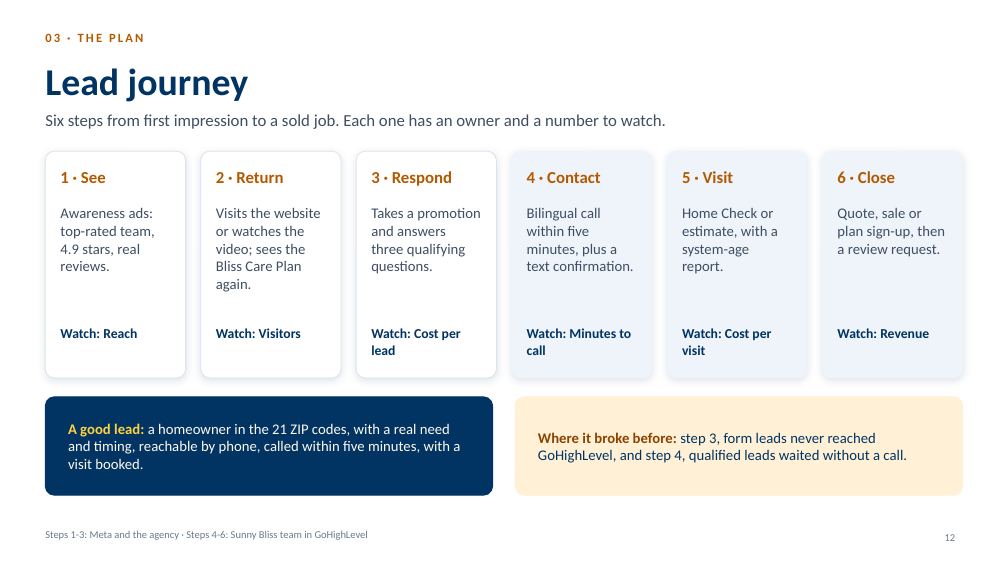
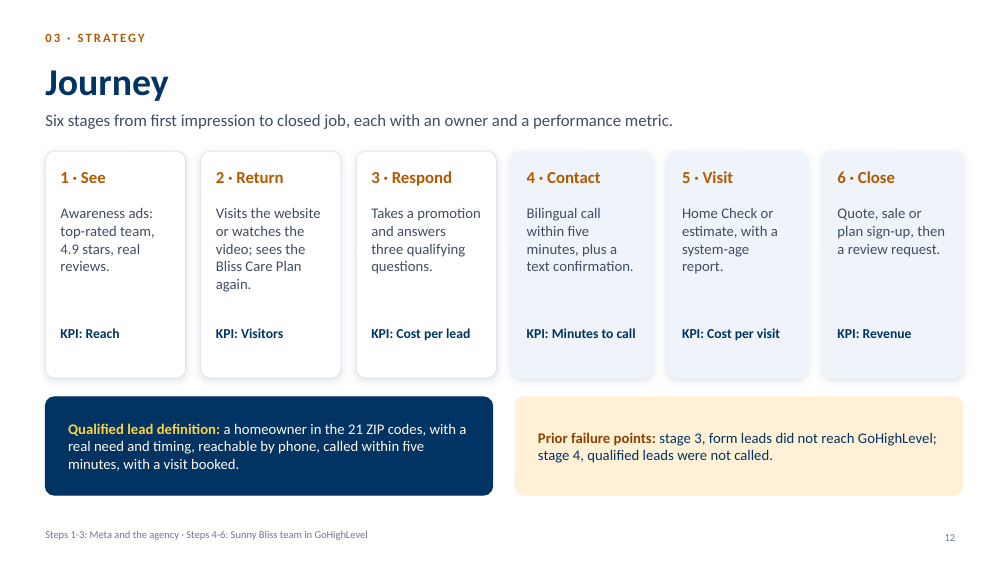
Before and after one commit to manlizard-sys/MetaADS2026, a slide deck: slide 12 of sunny_bliss/build/presentation/Sunny_Bliss_Meta_Plan_Nov-Dec_2026.pptx. Drawn at 1008x567 pixels with LibreOffice and Linux fonts; fonts in the diff are those of the drawing; background and template pictures are left out. Boxes give left, top, right and bottom in pixels: in the first picture for what was removed or moved away, otherwise in the second. Text is boxed around its words. In the diff, an @@ line names an element or a change of style, - is before the commit and + after.

```diff
--- a/sunny_bliss/build/presentation/Sunny_Bliss_Meta_Plan_Nov-Dec_2026.pptx
+++ b/sunny_bliss/build/presentation/Sunny_Bliss_Meta_Plan_Nov-Dec_2026.pptx
@@ text at [45, 33, 143, 42]: text changed @@
-03 · THE PLAN
+03 · STRATEGY
@@ text at [45, 70, 168, 101]: text changed @@
-Lead journey
+Journey
@@ text at [45, 114, 673, 129]: text changed @@
-Six steps from first impression to a sold job. Each one has an owner and a number to watch.
+Six stages from first impression to closed job, each with an owner and a performance metric.
@@ text at [60, 328, 120, 338]: text changed @@
-Watch: Reach
+KPI: Reach
@@ text at [216, 328, 283, 338]: text changed @@
-Watch: Visitors
+KPI: Visitors
@@ text at [371, 328, 470, 340]: text changed @@
-Watch: Cost per lead
+KPI: Cost per lead
@@ text at [527, 328, 636, 338]: text changed @@
-Watch: Minutes to call
+KPI: Minutes to call
@@ text at [682, 328, 780, 340]: text changed @@
-Watch: Cost per visit
+KPI: Cost per visit
@@ text at [837, 329, 912, 338]: text changed @@
-Watch: Revenue
+KPI: Revenue
@@ text at [68, 423, 466, 471]: text changed @@
-A good lead: a homeowner in the 21 ZIP codes, with a real need and timing, reachable by phone, called within five minutes, with a visit booked.
+Qualified lead definition: a homeowner in the 21 ZIP codes, with a real need and timing, reachable by phone, called within five minutes, with a visit booked.
@@ text at [538, 432, 937, 463]: text changed @@
-Where it broke before: step 3, form leads never reached GoHighLevel, and step 4, qualified leads waited without a call.
+Prior failure points: stage 3, form leads did not reach GoHighLevel; stage 4, qualified leads were not called.
```
Also in this commit, not shown: 15 other slides changed, 1 other file.
